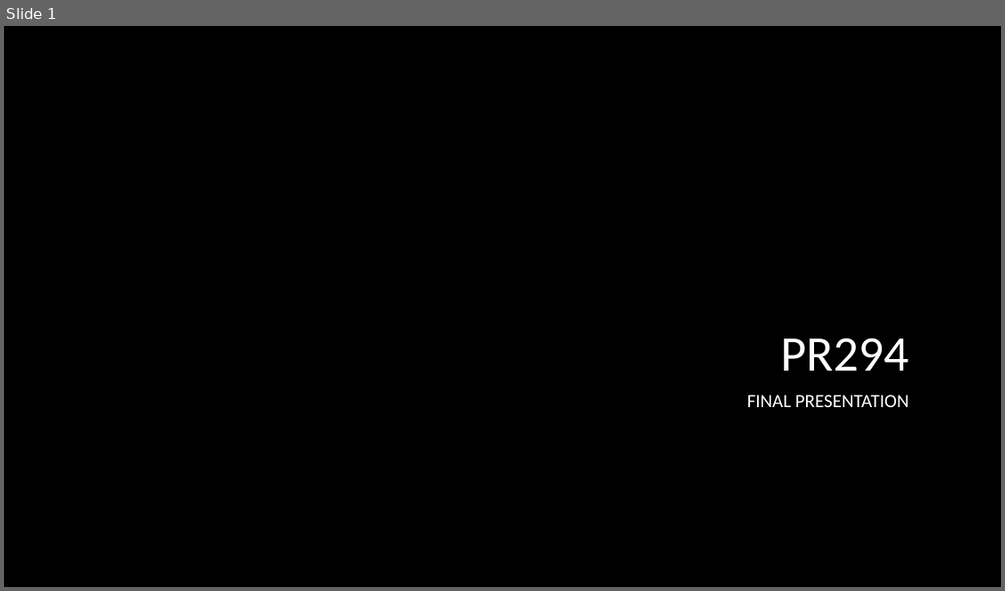
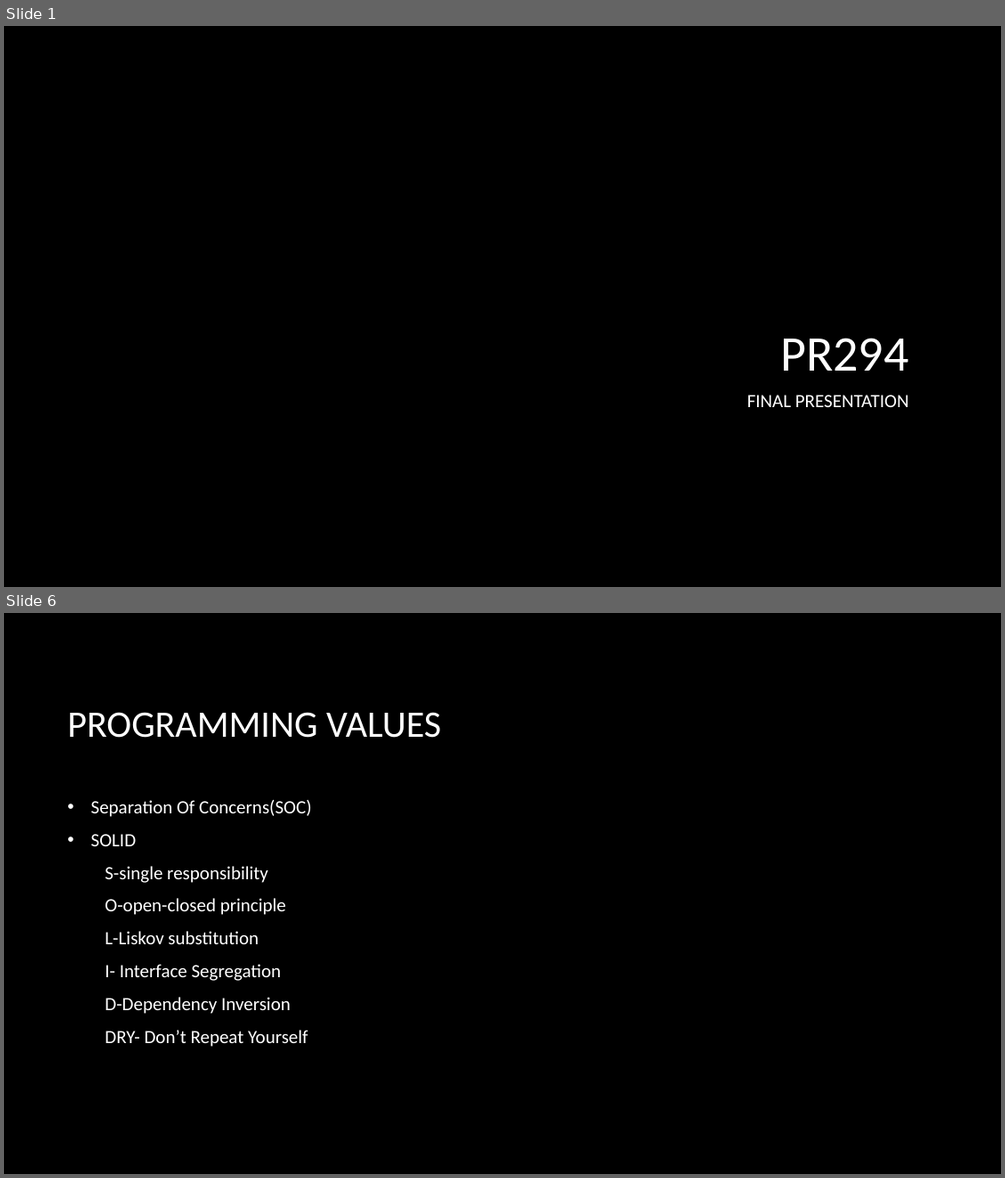
Before and after one commit to KBarros2014/TEAMB, a slide deck: site/documents/Final Presentation/final presentation.pptx. Shown one above the other, each under a label of ours: slide 1 before the commit, slides 1 and 6 after it; the slides between them are not shown. The pictures are 1005x591 and 1005x1178 pixels, drawn with LibreOffice and Linux fonts; fonts in the diff are those of the drawing; background and template pictures are left out. Boxes give left, top, right and bottom in pixels: in the first picture for what was removed or moved away, otherwise in the second. Text is boxed around its words. In the diff, an @@ line names an element or a change of style, - is before the commit and + after.

```diff
--- a/site/documents/Final Presentation/final presentation.pptx
+++ b/site/documents/Final Presentation/final presentation.pptx
@@ slide 6 added at (x1=4, y1=613, x2=1001, y2=1174), background picture (left out) @@
@@ title added at (x1=67, y1=712, x2=441, y2=738), 36 pt, text #FFFFFF @@
+PROGRAMMING VALUES
@@ text added at (x1=91, y1=800, x2=312, y2=1046), 18 pt, text #FFFFFF @@
+• Separation Of Concerns(SOC)
+• SOLID
+S-single responsibility
+O-open-closed principle
+L-Liskov substitution
+I- Interface Segregation
+D-Dependency Inversion
+DRY- Don’t Repeat Yourself
```
Also in this commit, not shown: 2 slides changed, 3 other slides added, 1 slide removed.
